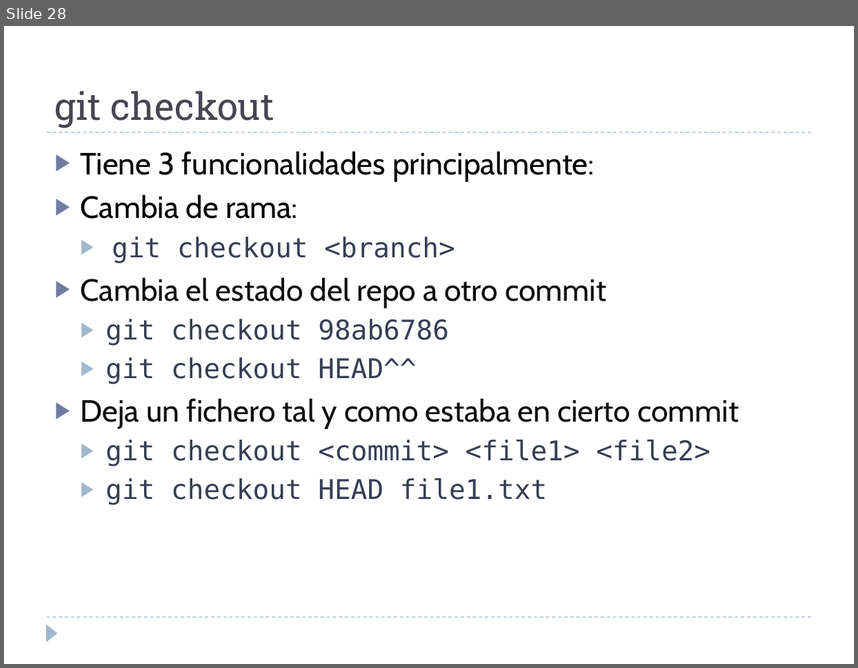
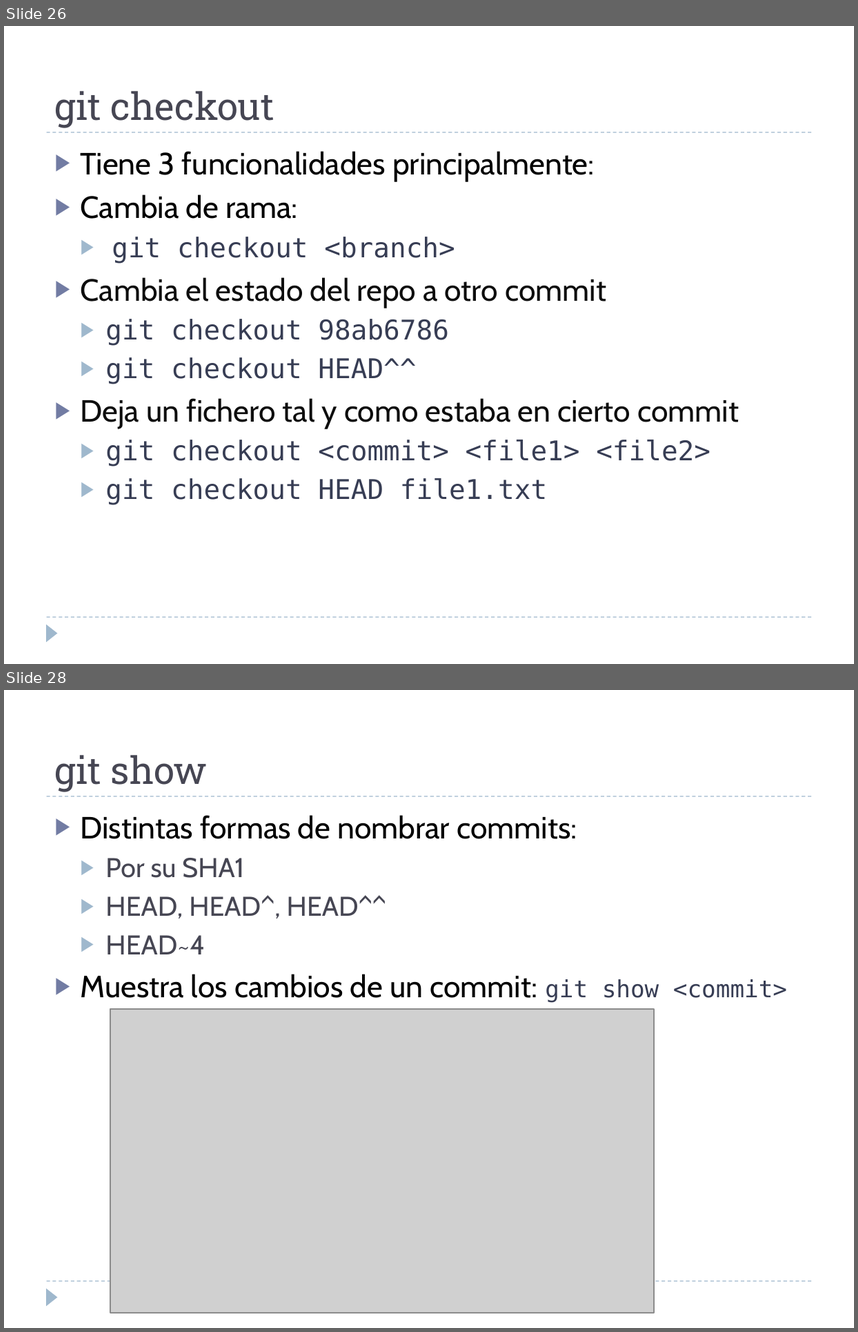
Before and after one commit to martina-if/curso_git, a slide deck: GIT.ppt. Shown one above the other, each under a label of ours: slide 28 before the commit, slides 26 and 28 after it; the slides between them are not shown. The pictures are 858x668 and 858x1332 pixels, drawn with LibreOffice and Linux fonts; fonts in the diff are those of the drawing; grey boxes stand for pictures. Boxes give left, top, right and bottom in pixels: in the first picture for what was removed or moved away, otherwise in the second. Text is boxed around its words. In the diff, an @@ line names an element or a change of style, - is before the commit and + after.

```diff
--- a/GIT.ppt
+++ b/GIT.ppt
@@ slide 28 added at <box>4,690,854,1328</box>, background #FFFFFF; not listed: 3 template elements that a slide beside it also shows @@
@@ title added at <box>55,755,208,792</box>, 32 pt, text #464653 @@
+git show
@@ text added at <box>80,815,787,1003</box>, 26 pt, text #000000 @@
+▶ Distintas formas de nombrar commits:
+  ▶ Por su SHA1
+  ▶ HEAD, HEAD^, HEAD^^
+  ▶ HEAD~4
+▶ Muestra los cambios de un commit: git show <commit>
@@ picture added at <box>110,1009,654,1312</box> @@
@@ what was slide 28 is now slide 26 @@
```
Also in this commit, not shown: 1 other slide added.
